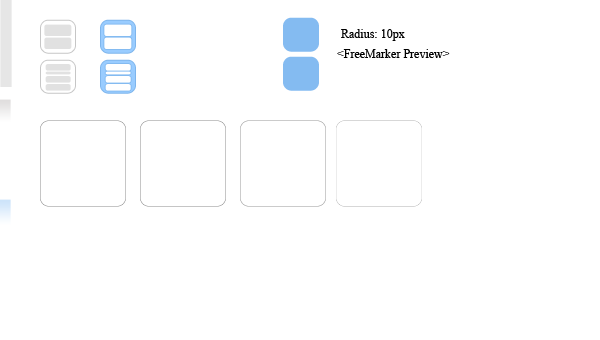
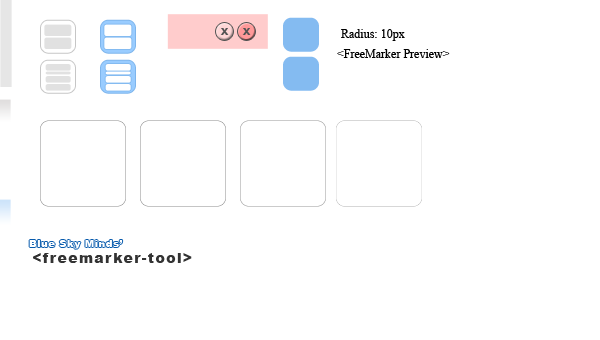
Comparing the layer stacks of the two 600px x 340px images. Changes:
added layer "x hover" above "Shape 7" over [242, 28, 251, 35]
added layer "Shape 7" above "x" over [238, 23, 255, 40]
added layer "x" above "Layer 1" over [220, 28, 229, 35]
added layer "Blue Sky Minds’" above "Layer 2" over [29, 240, 123, 249]
added layer "<freemarker-tool>" above "Shape 8" over [33, 253, 192, 263]
added layer "Shape 8" above "Shape 7 copy" over [28, 239, 192, 263]
added layer "Shape 7 copy" above "Shape 5" over [216, 23, 233, 40]
added layer "Shape 5" above "Hover" over [167, 14, 268, 49]
